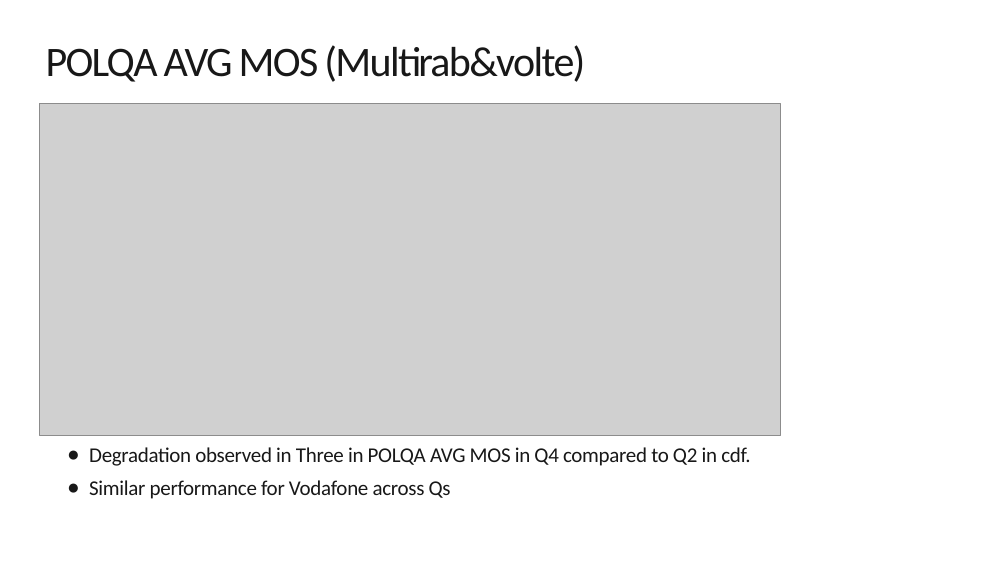
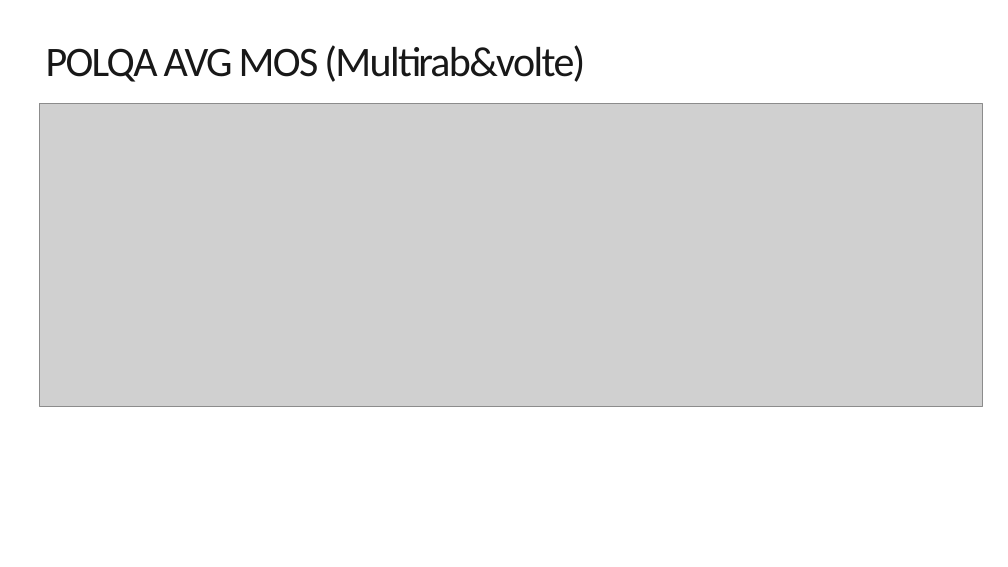
Before and after one commit to jaimetur/DashboardAnalytic, a slide deck: slide 12 of assets/templates/Template_CDR_NSA_analysis.pptx. Drawn at 1008x567 pixels with LibreOffice and Linux fonts; fonts in the diff are those of the drawing; grey boxes stand for pictures; background and template pictures are left out. Boxes give left, top, right and bottom in pixels: in the first picture for what was removed or moved away, otherwise in the second. Text is boxed around its words. In the diff, an @@ line names an element or a change of style, - is before the commit and + after.

```diff
--- a/assets/templates/Template_CDR_NSA_analysis.pptx
+++ b/assets/templates/Template_CDR_NSA_analysis.pptx
@@ picture: place and size @@
-picture at (39, 104, 780, 435)
+picture at (39, 104, 982, 407)
@@ text removed at (89, 447, 750, 499) @@
-● Degradation observed in Three in POLQA AVG MOS in Q4 compared to Q2 in cdf.
-● Similar performance for Vodafone across Qs
```
Also in this commit, not shown: 8 other slides changed, 5 slides added, 5 slides removed, 1 other file.
